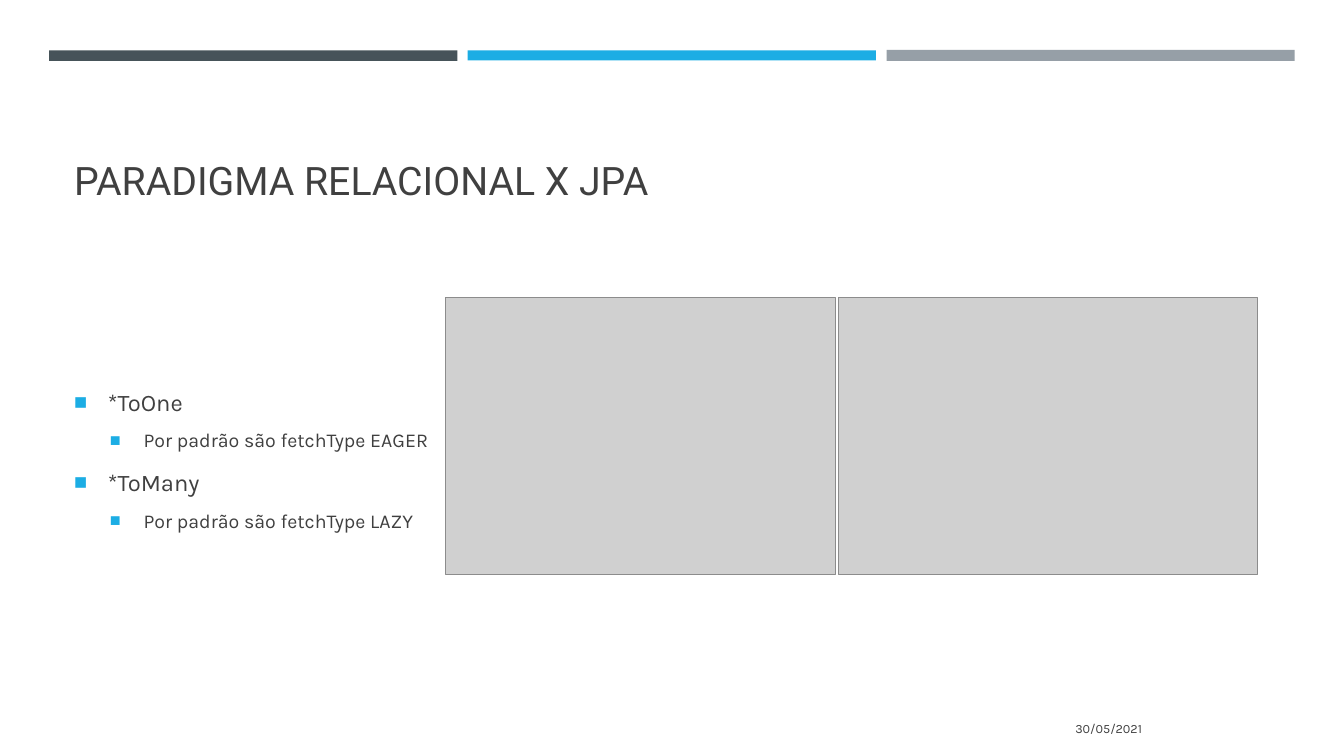
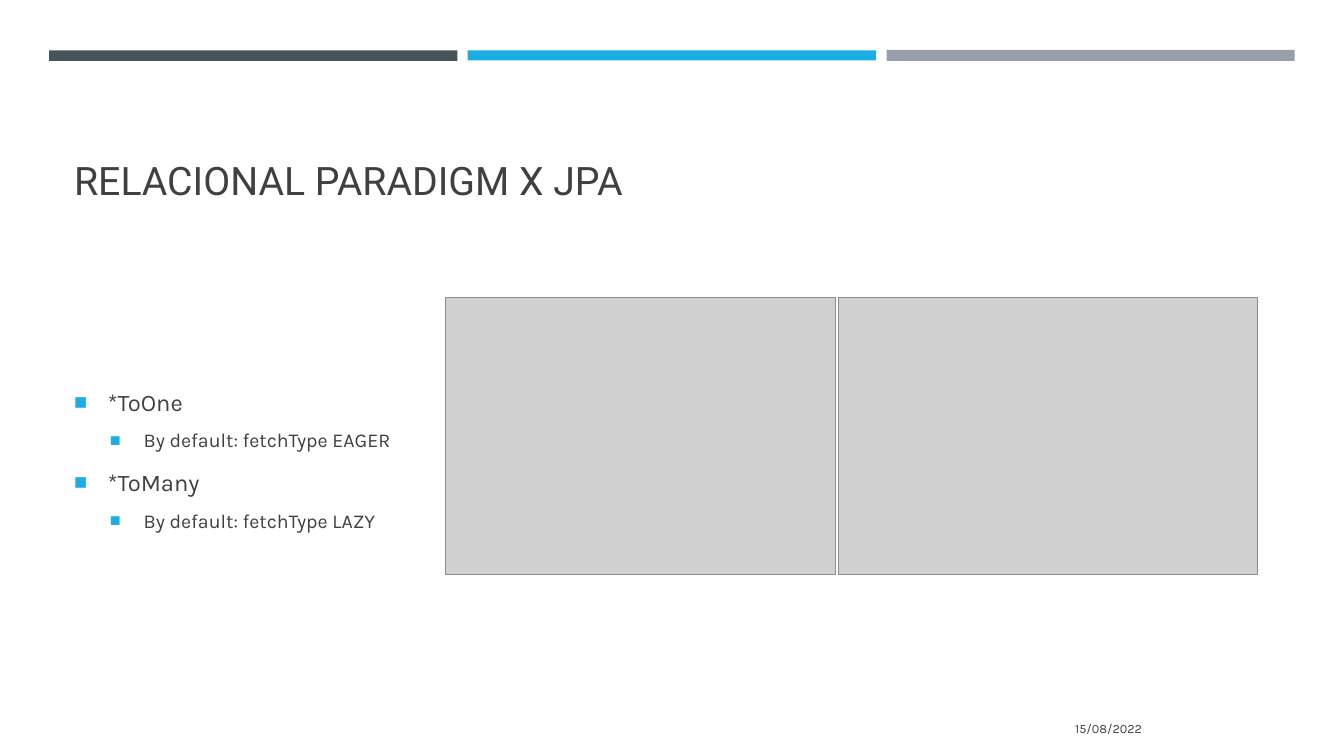
Before and after one commit to thiagoadelino/jpa-performance-issues, a slide deck: slide 7 of performance de consultas utilizando java persistence api.pptx. Drawn at 1344x756 pixels with LibreOffice and Linux fonts; fonts in the diff are those of the drawing; grey boxes stand for pictures. Boxes give left, top, right and bottom in pixels: in the first picture for what was removed or moved away, otherwise in the second. Text is boxed around its words. In the diff, an @@ line names an element or a change of style, - is before the commit and + after.

```diff
--- a/performance de consultas utilizando java persistence api.pptx
+++ b/performance de consultas utilizando java persistence api.pptx
@@ title at bbox=[74, 166, 622, 196]: text changed @@
-PARADIGMA RELACIONAL X JPA
+RELACIONAL PARADIGM X JPA
@@ text at bbox=[144, 433, 390, 452]: text changed @@
-  ■ Por padrão são fetchType EAGER
+  ■ By default: fetchType EAGER
@@ text at bbox=[144, 514, 375, 533]: text changed @@
-  ■ Por padrão são fetchType LAZY
+  ■ By default: fetchType LAZY
@@ text at bbox=[1075, 724, 1142, 734]: text changed @@
-30/05/2021
+15/08/2022
```
Also in this commit, not shown: 20 other slides changed, 5 slides added, 1 slide removed.
